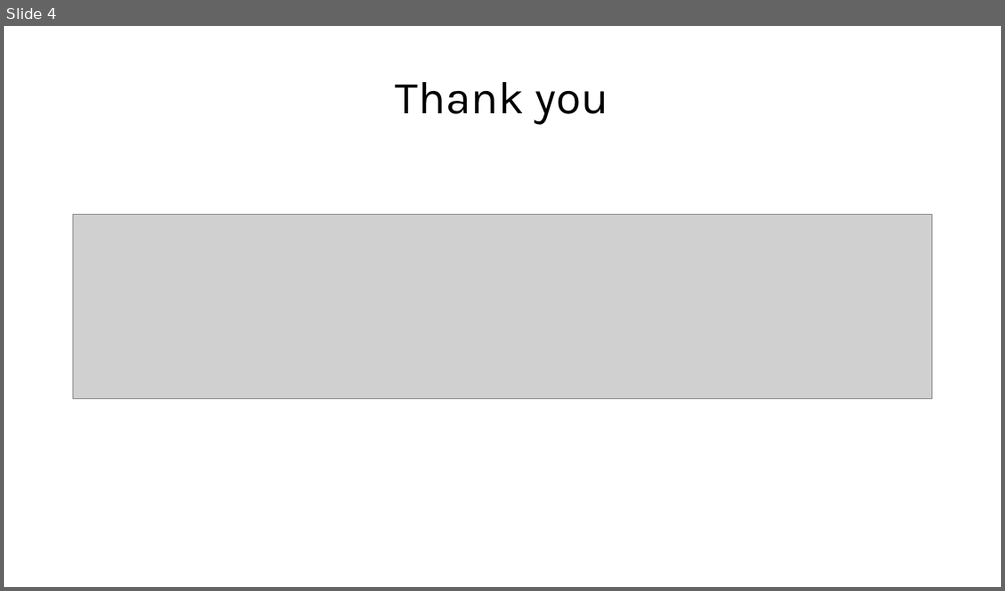
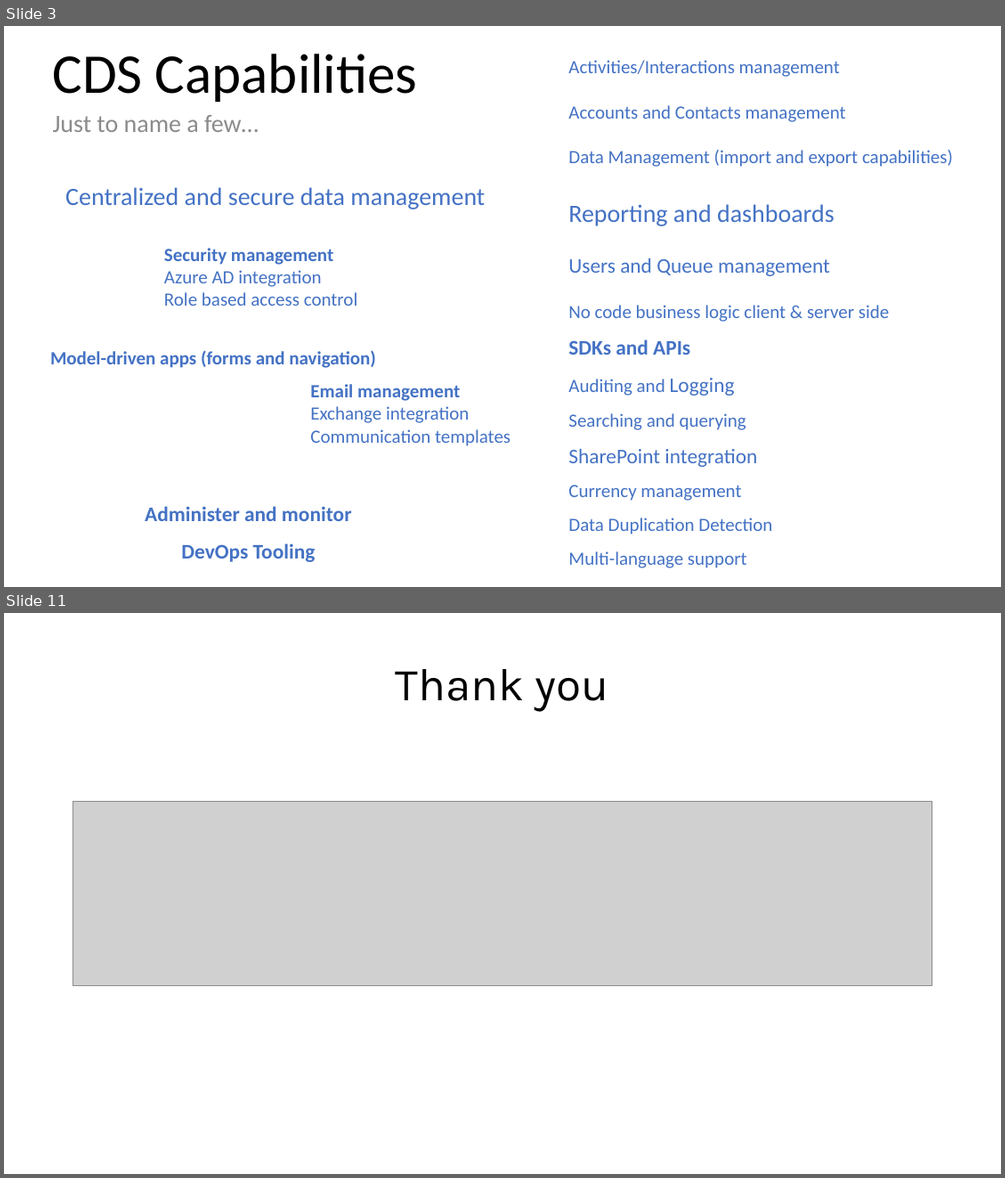
Before and after one commit to ramimounla/GlobalPowerPlatformBootcamp, a slide deck: Slides/Eric Regnier - Unify your data with CDS - 300 GPPB Wellington.pptx. Shown one above the other, each under a label of ours: slide 4 before the commit, slides 3 and 11 after it; the slides between them are not shown. The pictures are 1005x591 and 1005x1178 pixels, drawn with LibreOffice and Linux fonts; fonts in the diff are those of the drawing; grey boxes stand for pictures; background and template pictures are left out. Boxes give left, top, right and bottom in pixels: in the first picture for what was removed or moved away, otherwise in the second. Text is boxed around its words. In the diff, an @@ line names an element or a change of style, - is before the commit and + after.

```diff
--- a/Slides/Eric Regnier - Unify your data with CDS - 300 GPPB Wellington.pptx
+++ b/Slides/Eric Regnier - Unify your data with CDS - 300 GPPB Wellington.pptx
@@ slide 3 added at bbox=[4, 26, 1001, 587], background picture (left out) @@
@@ title added at bbox=[53, 54, 417, 102], 54 pt, text #000000 @@
+CDS Capabilities
@@ text added at bbox=[568, 60, 953, 568], 18 pt, text #4472C4 @@
+Activities/Interactions management
+Accounts and Contacts management
+Data Management (import and export capabilities)
+Reporting and dashboards
+Users and Queue management
+No code business logic client & server side
+SDKs and APIs
+Auditing and Logging
+Searching and querying
+SharePoint integration
+Currency management
+Data Duplication Detection
+Multi-language support
@@ text added at bbox=[53, 115, 259, 132], 24 pt, text #8C8C8C @@
+Just to name a few…
@@ text added at bbox=[65, 187, 485, 209], 24 pt, text #4472C4 @@
+Centralized and secure data management
@@ text added at bbox=[164, 248, 357, 305], 18 pt, text #4472C4 @@
+Security management
+Azure AD integration
+Role based access control
@@ text added at bbox=[50, 350, 376, 368], 18 pt, text #4472C4, bold @@
+Model-driven apps (forms and navigation)
@@ text added at bbox=[310, 384, 510, 446], 18 pt, text #4472C4 @@
+Email management
+Exchange integration
+Communication templates
@@ text added at bbox=[145, 506, 352, 562], 20 pt, text #4472C4, bold @@
+Administer and monitor
+DevOps Tooling
@@ what was slide 4 is now slide 11 @@
```
Also in this commit, not shown: 1 slide changed, 8 other slides added, 2 slides removed, 1 other file.
